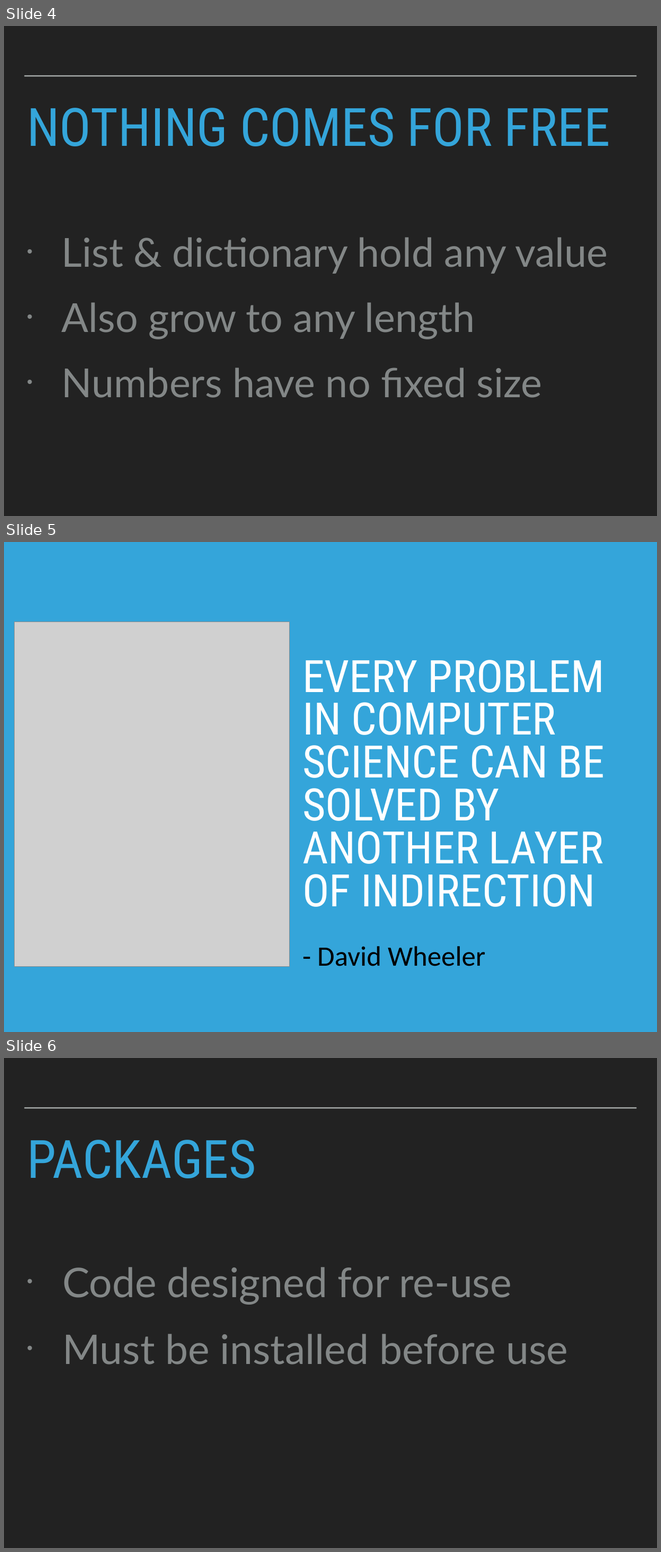
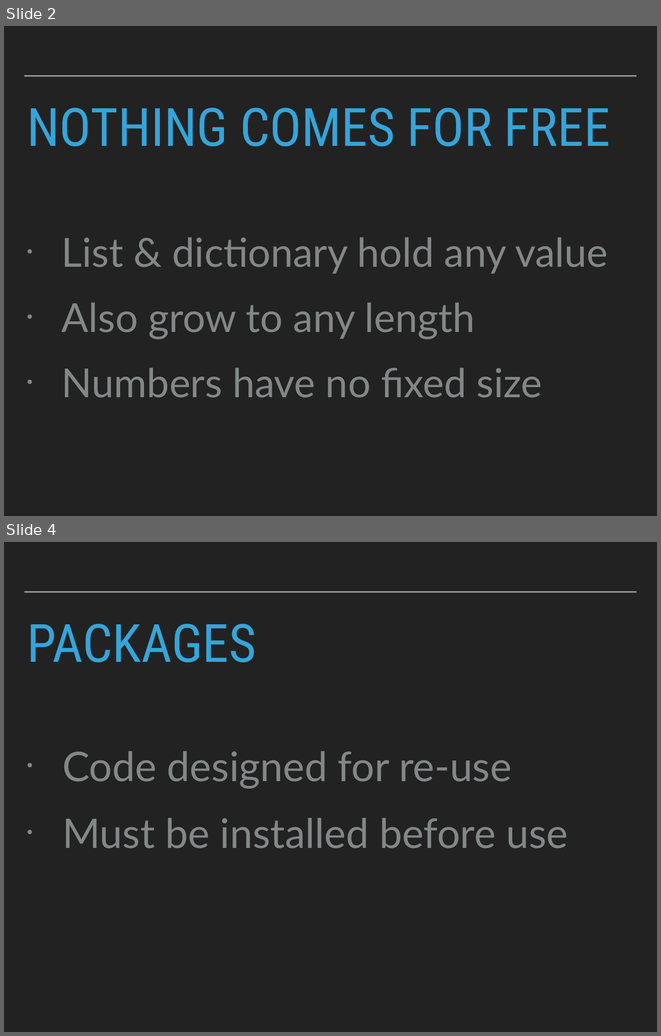
Before and after one commit to patricks1/python-for-data-science, a slide deck: Session05/Session5_Slides.pptx. Shown one above the other, each under a label of ours: slides 4, 5 and 6 before the commit, slides 2 and 4 after it; the slides between them are not shown. The pictures are 661x1552 and 661x1036 pixels, drawn with LibreOffice and Linux fonts; fonts in the diff are those of the drawing; grey boxes stand for pictures. Boxes give left, top, right and bottom in pixels: in the first picture for what was removed or moved away, otherwise in the second. Text is boxed around its words. In the diff, an @@ line names an element or a change of style, - is before the commit and + after.

```diff
--- a/Session05/Session5_Slides.pptx
+++ b/Session05/Session5_Slides.pptx
@@ slide 5 removed at box(4, 542, 657, 1032), background #34A5DA @@
@@ picture removed at box(14, 622, 290, 967) @@
@@ text removed at box(302, 660, 605, 907) @@
-EVERY PROBLEM IN COMPUTER SCIENCE CAN BE SOLVED BY ANOTHER LAYER OF INDIRECTION
@@ text removed at box(317, 946, 485, 966) @@
-- David Wheeler
@@ what was slide 4 is now slide 2 @@
@@ what was slide 6 is now slide 4 @@
```
Also in this commit, not shown: 4 slides changed, 14 slides added, 4 other slides removed, 2 other files.
